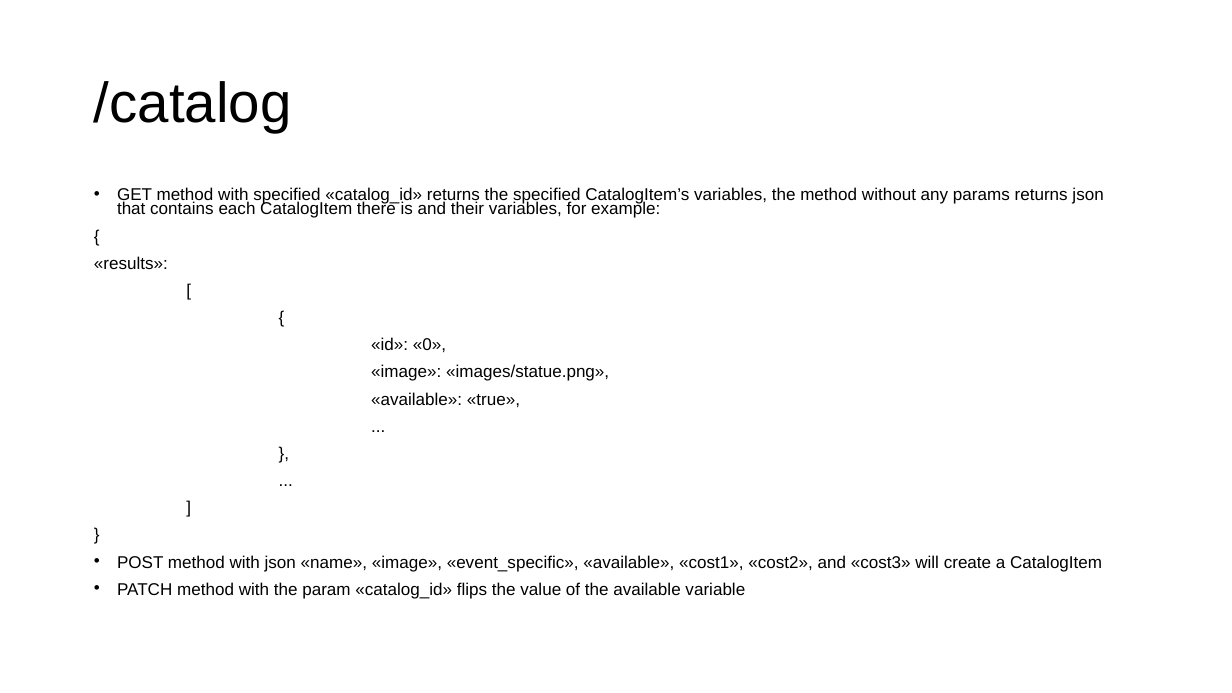
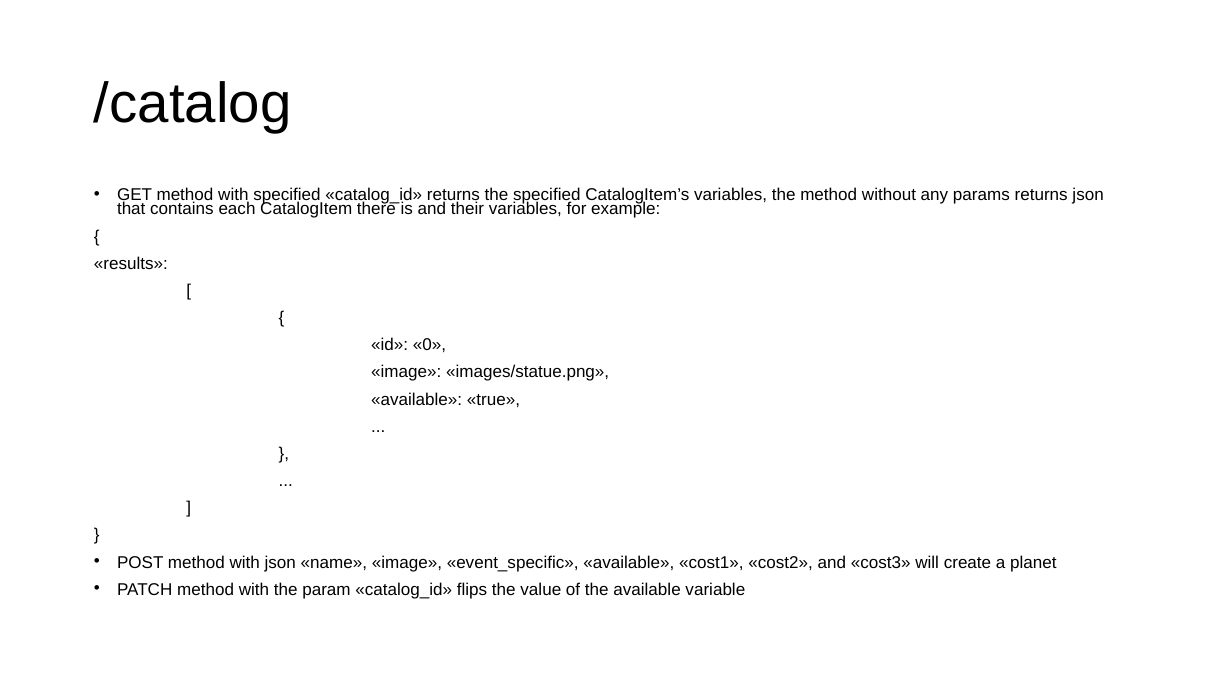
Before and after one commit to gmfk07/iu2018-backend, a slide deck: slide 24 of iu-spec-backend.pptx (slide 26 before the commit). Drawn at 1232x693 pixels with LibreOffice and Linux fonts; fonts in the diff are those of the drawing. Boxes give left, top, right and bottom in pixels: in the first picture for what was removed or moved away, otherwise in the second. Text is boxed around its words. In the diff, an @@ line names an element or a change of style, - is before the commit and + after.

```diff
--- a/iu-spec-backend.pptx
+++ b/iu-spec-backend.pptx
@@ text at box(117, 555, 1056, 572): text changed @@
-• POST method with json «name», «image», «event_specific», «available», «cost1», «cost2», and «cost3» will create a CatalogItem
+• POST method with json «name», «image», «event_specific», «available», «cost1», «cost2», and «cost3» will create a planet
```
Also in this commit, not shown: 3 other slides changed, 4 slides removed, 5 other files.
